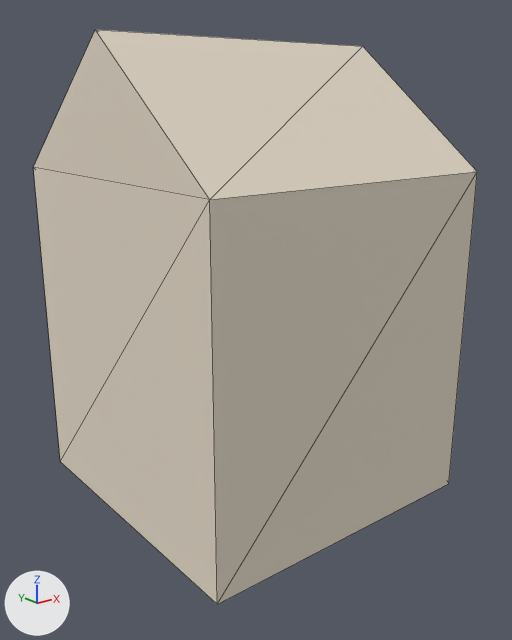
The glTF model public/buildings/lot_1x1.glb as it was, and as the next commit left it.
Camera for both pictures: a 50 mm lens placed at (-5.93, -8.48, 8.4), pointed at (3.11, 2.82, 3.88). Arrows for +X, +Y and +Z are at lower left; the lights stay in place. The older version comes first. Mesh edges are drawn as thin lines. Vertices at exactly the same position are counted once.

In view in the first picture: 'lot_1x1'.
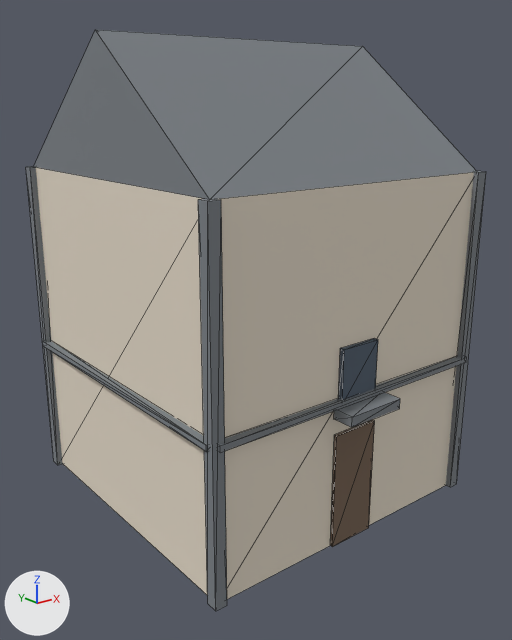
Edits to the scene script, one JSON object a line:
```json
{"op": "add", "block": "mat_lot_1x1_trim", "code": ["mat_lot_1x1_trim = principled_material('lot_1x1_trim')", "mat_lot_1x1_trim.base_color = (0.2, 0.22, 0.24)  # grey #7c8186", "mat_lot_1x1_trim.roughness = 0.85"]}
{"op": "add", "block": "mat_lot_1x1_door", "code": ["mat_lot_1x1_door = principled_material('lot_1x1_door')", "mat_lot_1x1_door.base_color = (0.18, 0.12, 0.08)  # brown #766150", "mat_lot_1x1_door.roughness = 0.85"]}
{"op": "add", "block": "mat_lot_1x1_glass", "code": ["mat_lot_1x1_glass = principled_material('lot_1x1_glass')", "mat_lot_1x1_glass.base_color = (0.08, 0.11, 0.15)  # greyish blue #505d6c", "mat_lot_1x1_glass.roughness = 0.85"]}
{"block": "me_lot_1x1", "where": "# used by ob_lot_1x1; location = (0.0, 0.0, 0.0)"}
{"op": "remove", "block": "me_lot_1x1", "code": "me_lot_1x1.from_pydata(...)  # 10 vertices, 18 faces; spans x 0.0..6.5, y 0.0..6.5, z 0.0..9.5"}
{"op": "add", "block": "me_lot_1x1", "code": "me_lot_1x1.from_pydata(...)  # 98 vertices, 150 faces; spans x -0.16..6.66, y -0.55..6.66, z 0.0..9.5"}
{"block": "me_lot_1x1", "change": "me_lot_1x1 part 1: a new loose piece, a box spanning x 2.6..3.9, y -0.55..-0.1, z 2.8..3.0, in mat_lot_1x1_trim (grey #7c8186)"}
{"block": "me_lot_1x1", "change": "me_lot_1x1 part 2: a new loose piece, a box spanning x 0.0..6.5, y -0.16..0.02, z 3.0..3.12, in mat_lot_1x1_trim (grey #7c8186)"}
{"block": "me_lot_1x1", "change": "me_lot_1x1 part 3: a new loose piece, a box spanning x -0.16..0.02, y 0.0..6.5, z 3.0..3.12, in mat_lot_1x1_trim (grey #7c8186)"}
{"block": "me_lot_1x1", "change": "me_lot_1x1 part 4: a new loose piece, a box spanning x -0.12..0.12, y -0.12..0.12, z 0.0..7.0, in mat_lot_1x1_trim (grey #7c8186)"}
{"block": "me_lot_1x1", "change": "me_lot_1x1 part 5: a new loose piece, a box spanning x 6.38..6.62, y -0.12..0.12, z 0.0..7.0, in mat_lot_1x1_trim (grey #7c8186)"}
{"block": "me_lot_1x1", "change": "me_lot_1x1 part 6: a new loose piece, a box spanning x -0.12..0.12, y 6.38..6.62, z 0.0..7.0, in mat_lot_1x1_trim (grey #7c8186)"}
{"block": "me_lot_1x1", "change": "me_lot_1x1 part 7: a new loose piece, a box spanning x 2.73..3.77, y -0.06..0.0, z 0.0..2.4, in mat_lot_1x1_door (brown #766150)"}
{"block": "me_lot_1x1", "change": "me_lot_1x1 part 8: a new loose piece, a box spanning x 2.8..3.7, y -0.1..0.0, z 3.0..4.1, in mat_lot_1x1_glass (greyish blue #505d6c)"}
{"block": "me_lot_1x1", "change": "me_lot_1x1 part 9: 6 faces spanning x 0.0..6.5, y 0.0..6.5, z 7.0..9.5 switch from mat_lot_1x1 (pale yellow #e5dac8) to mat_lot_1x1_trim (grey #7c8186)"}
{"block": "me_lot_1x1", "change": "other edits to the shape of me_lot_1x1 do not show in these pictures"}
{"op": "add", "block": "me_lot_1x1", "code": "me_lot_1x1.materials.append(mat_lot_1x1_door)  # brown #766150"}
{"op": "add", "block": "me_lot_1x1", "code": "me_lot_1x1.materials.append(mat_lot_1x1_glass)  # greyish blue #505d6c"}
```

What differs and where, as boxes [x1, y1, x2, y2] in the pictures (512 x 640 px):
```json
{"object": "lot_1x1", "change": "reshaped", "before": [34, 30, 477, 604], "after": [26, 30, 486, 611]}
{"part": 1, "of": "me_lot_1x1", "change": "added", "after": [334, 392, 400, 427]}
{"part": 2, "of": "me_lot_1x1", "change": "added", "after": [219, 356, 467, 453]}
{"part": 3, "of": "me_lot_1x1", "change": "added", "after": [43, 341, 208, 452]}
{"part": 4, "of": "me_lot_1x1", "change": "added", "after": [198, 199, 227, 611]}
{"part": 5, "of": "me_lot_1x1", "change": "added", "after": [446, 171, 486, 487]}
{"part": 6, "of": "me_lot_1x1", "change": "added", "after": [26, 167, 63, 465]}
{"part": 7, "of": "me_lot_1x1", "change": "added", "after": [330, 420, 375, 547], "on screen": "brown"}
{"part": 8, "of": "me_lot_1x1", "change": "added", "after": [338, 338, 378, 400]}
{"part": 9, "of": "me_lot_1x1", "change": "recoloured", "before": [34, 30, 477, 200], "after": [34, 30, 477, 200], "on screen": "pale yellow to grey"}
```
